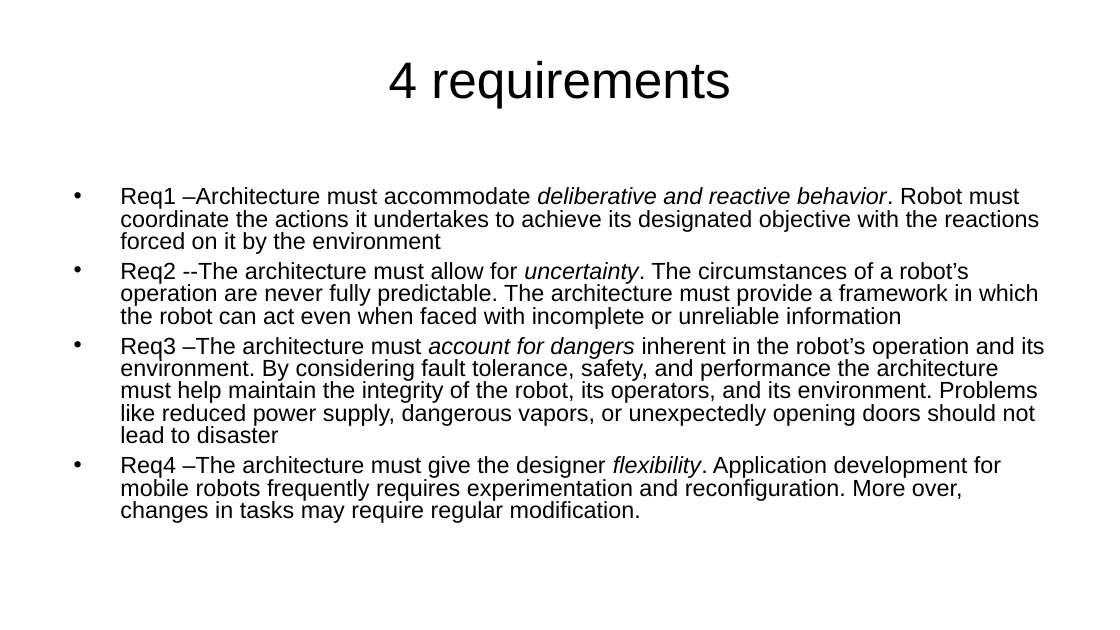
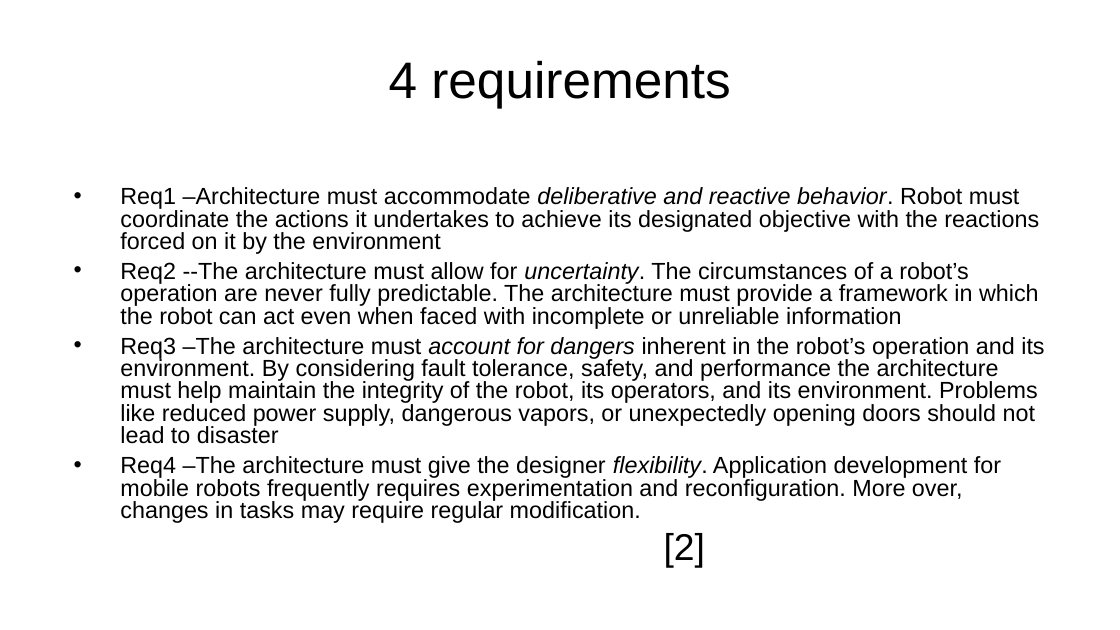
Before and after one commit to AlexLundinEducational/UTDFall2018, a slide deck: slide 8 of 2.1-SE-4352.001-AandD/Homework/Homework3/Homework3.pptx (slide 5 before the commit). Drawn at 1120x630 pixels with LibreOffice and Linux fonts; fonts in the diff are those of the drawing; background and template pictures are left out. Boxes give left, top, right and bottom in pixels: in the first picture for what was removed or moved away, otherwise in the second. Text is boxed around its words. In the diff, an @@ line names an element or a change of style, - is before the commit and + after.

```diff
--- a/2.1-SE-4352.001-AandD/Homework/Homework3/Homework3.pptx
+++ b/2.1-SE-4352.001-AandD/Homework/Homework3/Homework3.pptx
@@ text added at [664,533,705,567], 32 pt, text #000000 @@
+[2]
```
Also in this commit, not shown: 6 other slides changed, 3 slides added, 3 slides removed, 1 other file.
